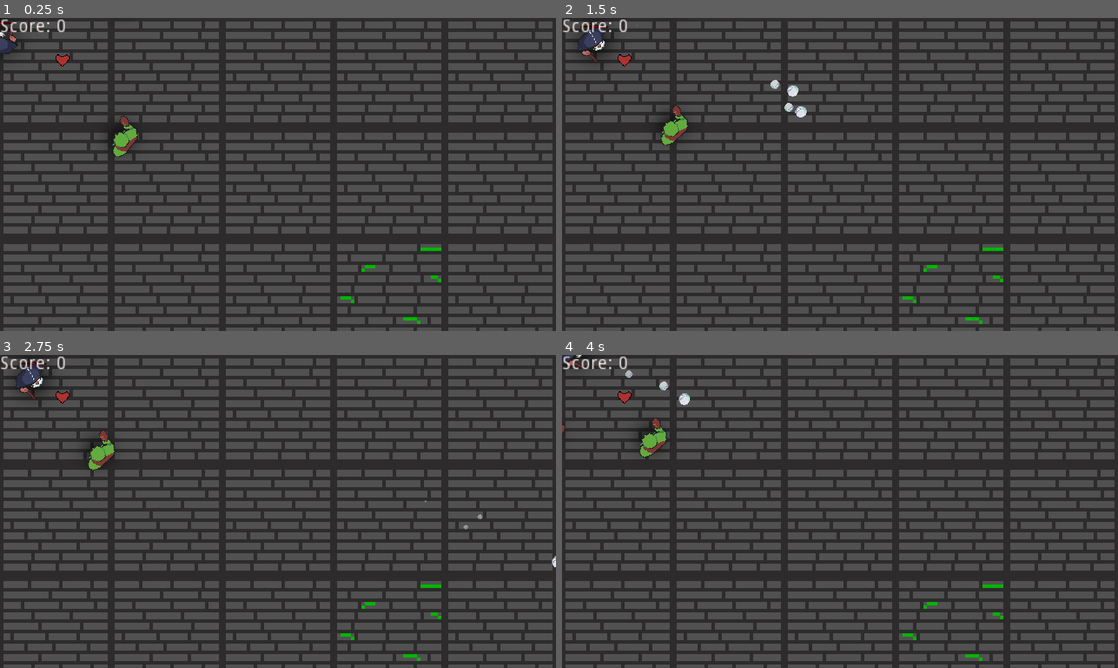
Above: before the commit, frames 1-4 (two rows, left to right).
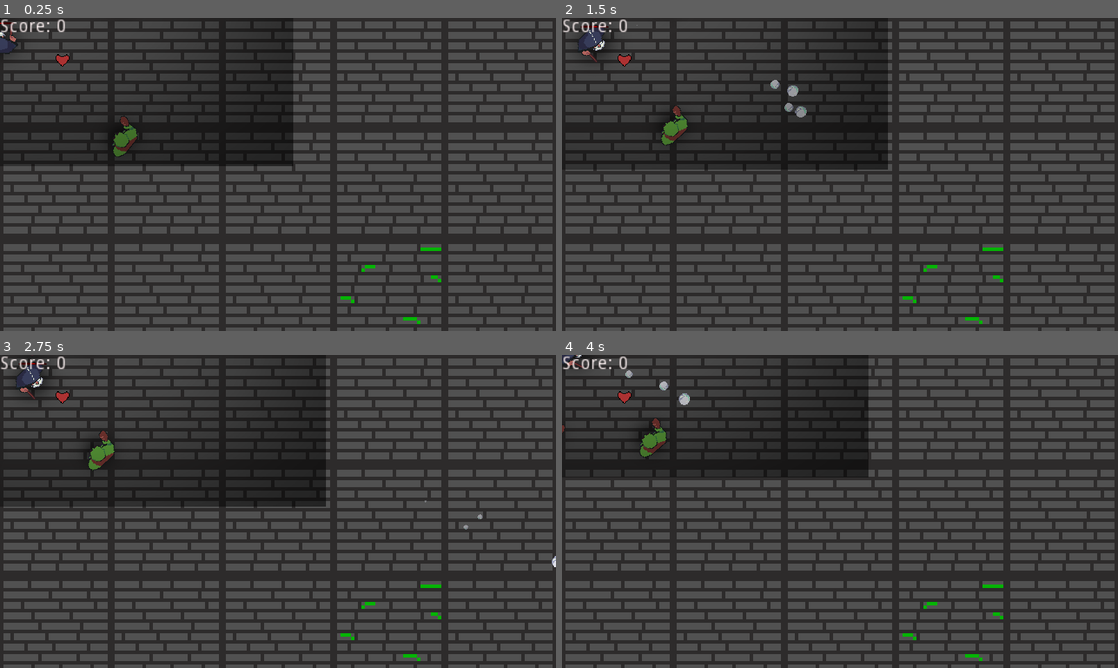
Above: after the commit, the same moments.

Repository: SuperBrainBro/SecondThoughts
Game: Godot game, scene res://Main/Main.tscn
The game is run twice, just before and just after one commit, with the same random seed, the same clock (stepped at 60 frames per second) and the same inputs. The engine's default icon, where the game draws it, is replaced by a stand-in: a white triangle on a blue panel in a dark square.
Inputs (mouse positions are in pixels of both pictures, inside the frame that each line leads up to):
- Up to frame 1 (0.25 s): no input
- Up to frame 2 (1.5 s): move the mouse to (962, 158) at 0.52 s; hold D (move_right) 0.53-1.28 s; click (962, 158) at 0.6 s; move the mouse to (728, 190) at 1.27 s; hold S (move_down) from 1.28 s (still down); tap Tab (change_player) at 1.35 s
- Up to frame 3 (2.75 s): move the mouse to (333, 442) at 2.02 s; release S (move_down) at 2.03 s; hold D (move_right) from 2.03 s (still down); click (333, 442) at 2.1 s
- Up to frame 4 (4 s): move the mouse to (812, 574) at 2.77 s; release D (move_right) at 2.78 s; hold W (move_up) 2.78-3.53 s; tap Tab (change_player) at 2.85 s; move the mouse to (1006, 558) at 3.52 s; hold A (move_left) from 3.53 s (still down); click (1006, 558) at 3.6 s

The runs differ from the first frame. In frame 1, 6.4% of the frame differs, in the area x 0-53%, y 1-48%; in frame 2, 7.3%, in the area x 0-59%, y 1-49%; in frame 3, 7.3%; in frame 4, 6.2%.
Error in both runs: Trying to assign value of type 'Node2D' to a variable of type 'Camera2D'. (res://Main/Main.gd:9)

Commit message:
change screen size

Diff:
--- a/WGJ136/Main/Main.tscn
+++ b/WGJ136/Main/Main.tscn
@@ -180,7 +180,6 @@
 script = ExtResource( 6 )
 
 [node name="Vignette" type="Node2D" parent="World/PlayerHolder/Player2/Camera2D"]
-visible = false
 scale = Vector2( 0.75, 0.65 )
 
 [node name="Sprite" type="Sprite" parent="World/PlayerHolder/Player2/Camera2D/Vignette"]
--- a/WGJ136/Objects/Torch.tscn
+++ b/WGJ136/Objects/Torch.tscn
@@ -1,23 +1,15 @@
-[gd_scene load_steps=4 format=2]
+[gd_scene load_steps=3 format=2]
 
 [ext_resource path="res://Objects/fire.png" type="Texture" id=1]
-[ext_resource path="res://Shader/another maybe shade.png" type="Texture" id=2]
 
-[sub_resource type="CircleShape2D" id=1]
+[sub_resource type="CircleShape2D" id=2]
+radius = 150.0
 
 [node name="Area2D" type="Area2D"]
 
 [node name="Sprite" type="Sprite" parent="."]
 position = Vector2( -0.332161, -6.9755 )
-scale = Vector2( 0.1, 0.1 )
 texture = ExtResource( 1 )
 
-[node name="Sprite2" type="Sprite" parent="."]
-modulate = Color( 1, 0, 0, 1 )
-self_modulate = Color( 1, 0, 0, 1 )
-position = Vector2( 0.143501, -6.9755 )
-scale = Vector2( 0.1, 0.1 )
-texture = ExtResource( 2 )
-
 [node name="CollisionShape2D" type="CollisionShape2D" parent="."]
-shape = SubResource( 1 )
+shape = SubResource( 2 )
--- a/WGJ136/project.godot
+++ b/WGJ136/project.godot
@@ -106,4 +106,5 @@
 threads/thread_model=2
 vram_compression/import_etc=true
 vram_compression/import_etc2=false
+environment/default_clear_color=Color( 0, 0.14902, 0.301961, 1 )
 environment/default_environment="res://default_env.tres"
